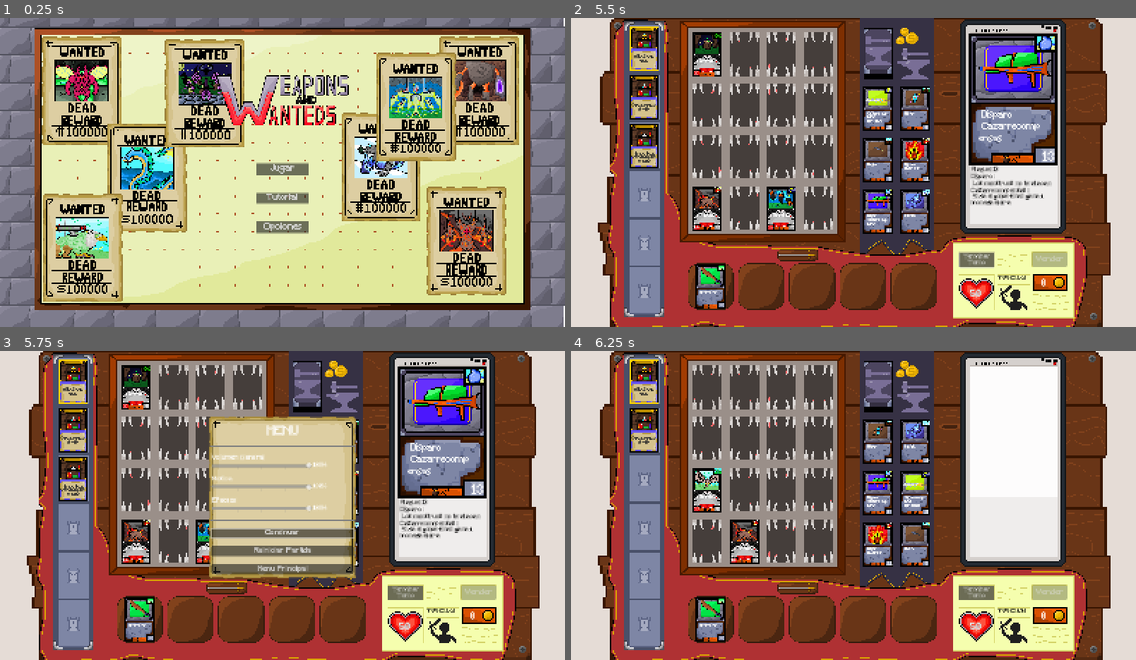
Above: before the commit, frames 1-4 (two rows, left to right).
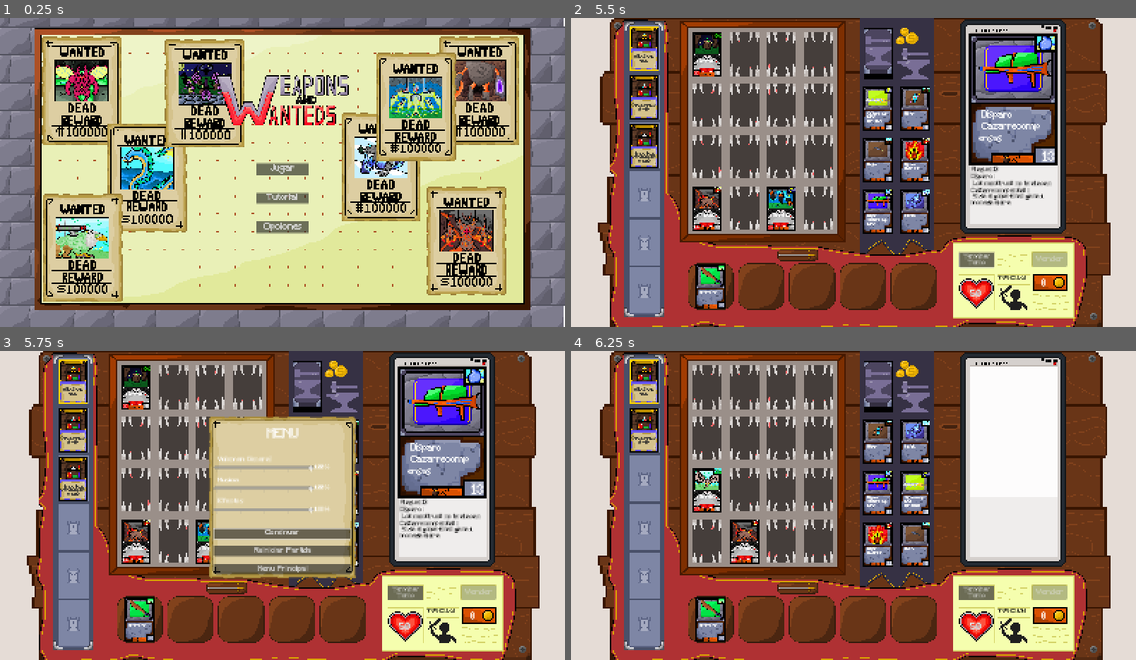
Above: after the commit, the same moments.

Repository: Lucas-Sanguinetti/jefe-desarrollo
Game: Godot game, scene res://Entidades/main.tscn
Two runs of this game, one before a commit and one after it. Both use one fixed random seed, a clock stepped at 60 frames per second and the inputs below.
Inputs (mouse positions are in pixels of both pictures, inside the frame that each line leads up to):
- Up to frame 1 (0.25 s): no input
- Up to frame 2 (5.5 s): click "Jugar" at 0.5 s; move the mouse to (780, 209) at 1.27 s; click (780, 209) at 1.42 s; tap Enter at 2 s; move the mouse to (706, 209) at 2.02 s; click (706, 209) at 2.17 s; click "Terminar Turno" at 2.75 s; move the mouse to (706, 55) at 3.52 s; click (706, 55) at 3.67 s; move the mouse to (876, 160) at 4.27 s; click (876, 160) at 4.42 s; move the mouse to (876, 209) at 5.02 s; click (876, 209) at 5.17 s
- Up to frame 3 (5.75 s): tap Escape (ui_cancel) at 5.65 s
- Up to frame 4 (6.25 s): click "Reiniciar Partida" at 5.75 s

Frames 1-2 are identical in both runs. In frame 3, 1.3% of the frame differs, in the area x 37-63%, y 23-73%; in frame 4, nothing differs.

Commit message:
calavera implementada

Diff:
--- a/Entidades/Armas/CartaArma.gd
+++ b/Entidades/Armas/CartaArma.gd
@@ -311,7 +311,18 @@
 
 	return can_be_sold
 
-# UTILIDADES PRIVADAS
+# UTILIDADES
+func calculate_total_damage_to(target: CartaMonstruo) -> int:
+	if not target or not target is CartaMonstruo:
+		return 0
+
+	var total_damage = ataque
+
+	for rasgo in rasgos:
+		total_damage = rasgo.do_damage(self, target, total_damage)
+
+	return total_damage
+
 func _calculate_player_damage(target: Carta) -> int:
 	var monster_data = target.data as MonsterCardData
 	var player_damage = monster_data.attack
--- a/Entidades/Cartas/card_manager.gd
+++ b/Entidades/Cartas/card_manager.gd
@@ -14,6 +14,9 @@
 signal armaSeleccionadaVenta(carta:CartaArma)
 signal armaDeseleccionada
 signal armaUsada
+
+func _ready():
+	add_to_group("CardManager")
 
 func _input(event):
 	if event is InputEventMouseButton and event.button_index == MOUSE_BUTTON_LEFT:
@@ -95,9 +98,9 @@
 
 func connect_card_signals(card):
 	if not card.mouseSobreCarta.is_connected(on_hovered_over_card):
-		card.connect("mouseSobreCarta",on_hovered_over_card)
+		card.connect("mouseSobreCarta", on_hovered_over_card)
 	if not card.mouseFueraCarta.is_connected(on_hovered_off_card):
-		card.connect("mouseFueraCarta",on_hovered_off_card)
+		card.connect("mouseFueraCarta", on_hovered_off_card)
 
 func connect_combat_signals(card):
 	if not card.card_selected_for_attack.is_connected(_on_card_selected_for_attack):
@@ -113,10 +116,19 @@
 	attack_target(attacker, target)
 
 func on_hovered_over_card(card):
-	agrandar_carta(card,true)
+	#agrandar_carta(card,true)
+
+	if combat_state == CombatState.WEAPON_SELECTED and selected_weapon and card is CartaMonstruo:
+		var monster = card as CartaMonstruo
+		if monster.would_be_killed_by(selected_weapon):
+			monster.show_death_preview(true)
 
 func on_hovered_off_card(card):
-	agrandar_carta(card,false)
+	#agrandar_carta(card,false)
+
+	if card is CartaMonstruo:
+		var monster = card as CartaMonstruo
+		monster.show_death_preview(false)
 
 func agrandar_carta(card,mouseSobre):
 	if mouseSobre:
--- a/Entidades/Cartas/cartaBase.gd
+++ b/Entidades/Cartas/cartaBase.gd
@@ -24,7 +24,7 @@
 
 # SEÑALES COMUNES
 signal mouseSobreCarta(carta: Carta)
-signal mouseFueraCarta
+signal mouseFueraCarta(carta: Carta)
 signal card_died
 signal card_double_clicked(carta: Carta)
 @warning_ignore("unused_signal")
@@ -197,7 +197,7 @@
 	emit_signal("mouseSobreCarta", self)
 
 func _on_area_mouse_exited() -> void:
-	emit_signal("mouseFueraCarta")
+	emit_signal("mouseFueraCarta", self)
 
 func _on_double_click():
 	print("Carta: Doble click detectado en ", name)
--- a/Entidades/Hechizos/player_spells.gd
+++ b/Entidades/Hechizos/player_spells.gd
@@ -342,7 +342,7 @@
 	tween.tween_property(card, "scale", Vector2(1.1, 1.1), 0.2)
 	card.z_index = 100
 
-func _on_card_unhover():
+func _on_card_unhover(_carta):
 	for card in get_all_cards():
 		if card == selected_spell and waiting_for_target:
 			continue
--- a/Entidades/Monstruos/CartaMonstruo.gd
+++ b/Entidades/Monstruos/CartaMonstruo.gd
@@ -1,26 +1,25 @@
 extends Carta
 class_name CartaMonstruo
-
-
+#Visuales
 var vida_label: Label
 var ataque_label: Label
 var traits_label: Label
 var niveles_sprite: Sprite2D
 var element_sprite: TextureRect
 var backsprite_sprite: TextureRect
-
+var death_preview: TextureRect
+# Datos
 var element: MonsterCardData.ElementType
 var hp_actual:int
 var ataque:int
 var max_hp:int
 var nivel:int
 var rasgos:Array
-
+#Sonidos
 var death_sound: AudioStream
-
+@onready var death: AudioStreamPlayer = $Death
+#Signals & States
 var is_targetable: bool = false
-@onready var death: AudioStreamPlayer = $Death
-
 signal boss_died()
 
 func _initialize_references() -> void:
@@ -31,6 +30,7 @@
 	niveles_sprite = get_node_or_null("Niveles")
 	element_sprite = get_node_or_null("Element")
 	backsprite_sprite = get_node_or_null("BackSprite")
+	death_preview = get_node_or_null("DeathPreview")
 
 	# Validación
 	if not vida_label:
@@ -41,6 +41,8 @@
 		push_error("CartaMonstruo: Falta nodo 'MonsterTraits'")
 	if not niveles_sprite:
 		push_error("CartaArma: Falta nodo 'Niveles'")
+	if not death_preview:
+		push_error("CartaMonstruo: Falta nodo 'DeathPreview'")
 
 func _setup_specific_ui() -> void:
 	var monster_data = data as MonsterCardData
@@ -166,12 +168,37 @@
 			return
 
 
-# UTILIDADES PRIVADAS
-func _get_traits_text(monster_data: MonsterCardData) -> String:
-	var texto: String = ""
-	for traits in monster_data.traits:
-		texto += " %s\n" % [traits.trait_name]
-	return texto
+# UTILIDADES
+func calculate_damage_from(weapon: CartaArma) -> int:
+	if not weapon or not weapon is CartaArma:
+		return 0
+
+	# Obtener el daño del arma
+	var incoming_damage = weapon.calculate_total_damage_to(self)
+
+	# Aplicar reducción de traits del monstruo
+	for rasgo in rasgos:
+		incoming_damage = rasgo.take_damage(weapon, self, incoming_damage)
+
+	return incoming_damage
+
+# Verifica si el arma puede matar a este monstruo de un golpe
+func would_be_killed_by(weapon: CartaArma) -> bool:
+	if not weapon or not weapon is CartaArma:
+		return false
+
+	# Si el monstruo está protegido por otros (Valiente, Escurridizo), no puede morir
+	if not can_be_targeted():
+		return false
+
+	var total_damage = calculate_damage_from(weapon)
+	return total_damage >= hp_actual
+
+# Muestra u oculta el indicador de muerte
+@warning_ignore("shadowed_variable_base_class")
+func show_death_preview(show: bool) -> void:
+	if death_preview:
+		death_preview.visible = show
 
 #Utilidad de info
 func actLabel(label: Label) -> void:
@@ -192,6 +219,12 @@
 
 	label.text = text
 
+func _get_traits_text(monster_data: MonsterCardData) -> String:
+	var texto: String = ""
+	for traits in monster_data.traits:
+		texto += " %s\n" % [traits.trait_name]
+	return texto
+
 func get_display_resource() -> Resource:
 	var copy = data.duplicate()
 
--- a/Entidades/Monstruos/MonsterGrid.gd
+++ b/Entidades/Monstruos/MonsterGrid.gd
@@ -50,6 +50,10 @@
 	cardPiece.card_died.connect(_on_monster_died.bind(cardPiece))
 
 	cardPiece.boss_died.connect(_on_boss_died)
+
+	var card_manager = get_tree().get_first_node_in_group("CardManager")
+	if card_manager and card_manager.has_method("connect_card_signals"):
+		card_manager.connect_card_signals(cardPiece)
 
 	visuals.update_escurridizo_overlays()
 	visuals.update_valiente_overlays()
--- a/Entidades/Monstruos/Monstruo.tscn
+++ b/Entidades/Monstruos/Monstruo.tscn
@@ -1,10 +1,11 @@
-[gd_scene load_steps=8 format=3 uid="uid://dihc5ihgsnvy3"]
+[gd_scene load_steps=9 format=3 uid="uid://dihc5ihgsnvy3"]
 
 [ext_resource type="Script" uid="uid://dbec7owv5q16" path="res://Entidades/Monstruos/CartaMonstruo.gd" id="1_57kje"]
 [ext_resource type="FontFile" uid="uid://jv50m8p7i6as" path="res://Fuente/Minecraft.ttf" id="2_4opp7"]
 [ext_resource type="Texture2D" uid="uid://by452ho46kenb" path="res://Assets/cards/monster/monsterCard.png" id="2_gqsfx"]
 [ext_resource type="Script" uid="uid://cedwwo3v8rwn6" path="res://Entidades/Cartas/niveles.gd" id="3_014nb"]
 [ext_resource type="AudioStream" uid="uid://dns6okc5us4st" path="res://Audio/SFX/monster-Death.wav" id="5_014nb"]
+[ext_resource type="Texture2D" uid="uid://4twwyjjbvfgl" path="res://Assets/cards/monster/calavera.png" id="6_81oo5"]
 
 [sub_resource type="RectangleShape2D" id="RectangleShape2D_xu3ok"]
 size = Vector2(42, 62)
@@ -98,6 +99,16 @@
 bus = &"Effects"
 script = SubResource("GDScript_014nb")
 
+[node name="DeathPreview" type="TextureRect" parent="."]
+visible = false
+texture_filter = 1
+offset_left = -30.0
+offset_top = -59.0
+offset_right = 30.0
+offset_bottom = 1.0
+mouse_filter = 2
+texture = ExtResource("6_81oo5")
+
 [connection signal="mouseSobreCarta" from="." to="." method="_on_mouse_sobre_carta"]
 [connection signal="input_event" from="Area" to="." method="_on_area_input_event"]
 [connection signal="mouse_entered" from="Area" to="." method="_on_area_mouse_entered"]
--- a/pause_menu.gd
+++ b/pause_menu.gd
@@ -2,8 +2,6 @@
 class_name PauseMenu
 
 # Referencias a nodos
-@onready var panel_container: PanelContainer = $PanelContainer
-
 @onready var music_slider: HSlider = $VBoxContainer/MusicVolume/HBoxContainer/MusicSlider
 @onready var music_label: Label = $VBoxContainer/MusicVolume/HBoxContainer/MusicValue
 
--- a/pause_menu.tscn
+++ b/pause_menu.tscn
@@ -1,18 +1,8 @@
-[gd_scene load_steps=5 format=3 uid="uid://b7bbxxh388bpu"]
+[gd_scene load_steps=4 format=3 uid="uid://b7bbxxh388bpu"]
 
 [ext_resource type="Script" uid="uid://71seu6vw6mhh" path="res://pause_menu.gd" id="1_hdmo1"]
 [ext_resource type="Texture2D" uid="uid://ypgau6wifkoa" path="res://Assets/elements_In_Board/pause2.png" id="2_05uyy"]
 [ext_resource type="FontFile" uid="uid://jv50m8p7i6as" path="res://Fuente/Minecraft.ttf" id="2_nwcfo"]
-
-[sub_resource type="StyleBoxFlat" id="StyleBoxFlat_05uyy"]
-border_width_left = 2
-border_width_top = 2
-border_width_right = 2
-border_width_bottom = 2
-corner_radius_top_left = 10
-corner_radius_top_right = 10
-corner_radius_bottom_right = 10
-corner_radius_bottom_left = 10
 
 [node name="PauseMenu" type="CanvasLayer"]
 layer = 100
@@ -26,11 +16,11 @@
 texture = ExtResource("2_05uyy")
 
 [node name="VBoxContainer" type="VBoxContainer" parent="."]
-offset_left = 592.0
-offset_top = 185.0
-offset_right = 988.0
-offset_bottom = 681.0
-theme_override_constants/separation = 22
+offset_left = 598.0
+offset_top = 193.0
+offset_right = 982.0
+offset_bottom = 624.0
+theme_override_constants/separation = 21
 
 [node name="HSeparator3" type="HSeparator" parent="VBoxContainer"]
 layout_mode = 2
@@ -48,13 +38,14 @@
 
 [node name="MasterVolume" type="VBoxContainer" parent="VBoxContainer"]
 layout_mode = 2
+theme_override_constants/separation = 4
 alignment = 1
 
 [node name="Label" type="Label" parent="VBoxContainer/MasterVolume"]
 layout_mode = 2
 theme_override_fonts/font = ExtResource("2_nwcfo")
 theme_override_font_sizes/font_size = 18
-text = "Volumen General"
+text = "  Volumen General"
 
 [node name="HBoxContainer" type="HBoxContainer" parent="VBoxContainer/MasterVolume"]
 layout_mode = 2
@@ -80,7 +71,7 @@
 layout_mode = 2
 theme_override_fonts/font = ExtResource("2_nwcfo")
 theme_override_font_sizes/font_size = 18
-text = "Musica"
+text = "  Musica"
 
 [node name="HBoxContainer" type="HBoxContainer" parent="VBoxContainer/MusicVolume"]
 layout_mode = 2
@@ -106,7 +97,7 @@
 layout_mode = 2
 theme_override_fonts/font = ExtResource("2_nwcfo")
 theme_override_font_sizes/font_size = 18
-text = "Efectos"
+text = "  Efectos"
 
 [node name="HBoxContainer" type="HBoxContainer" parent="VBoxContainer/EffectsVolume"]
 layout_mode = 2
@@ -146,19 +137,6 @@
 theme_override_font_sizes/font_size = 20
 text = "Menu Principal"
 
-[node name="PanelContainer" type="PanelContainer" parent="."]
-visible = false
-anchors_preset = 8
-anchor_left = 0.5
-anchor_top = 0.5
-anchor_right = 0.5
-anchor_bottom = 0.5
-offset_left = -200.0
-offset_top = -250.0
-offset_right = 200.0
-offset_bottom = 250.0
-theme_override_styles/panel = SubResource("StyleBoxFlat_05uyy")
-
 [connection signal="value_changed" from="VBoxContainer/MasterVolume/HBoxContainer/MasterSlider" to="." method="_on_master_slider_value_changed"]
 [connection signal="value_changed" from="VBoxContainer/MusicVolume/HBoxContainer/MusicSlider" to="." method="_on_music_slider_value_changed"]
 [connection signal="value_changed" from="VBoxContainer/EffectsVolume/HBoxContainer/EffectsSlider" to="." method="_on_effects_slider_value_changed"]
Binary file added: Assets/cards/monster/calavera.png
Not shown, added: Assets/cards/monster/calavera.png.import
